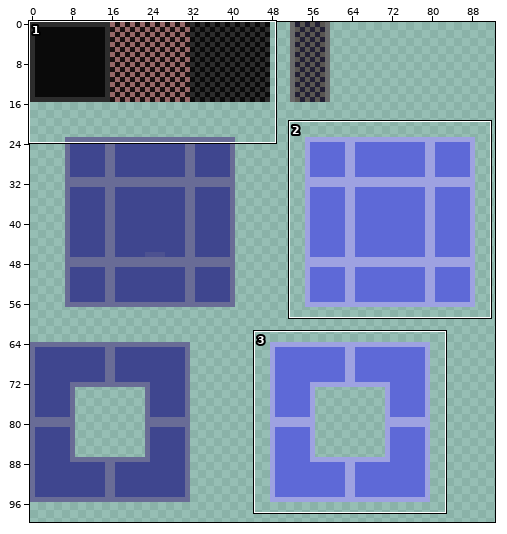
A sprite sheet gets an edit: Assets/Tiled/TileBase/TileBase.png. The first picture is a wide view before the edit; the outline marks the close-up.
Close-up. As it was:
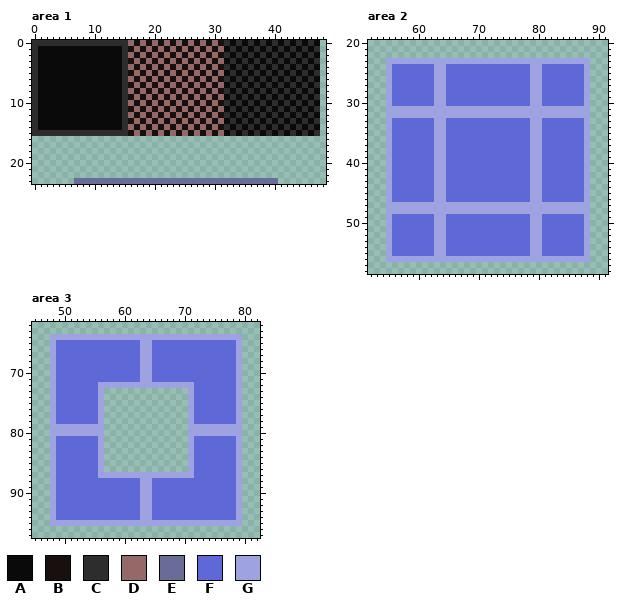
The file is 256x256 pixels. Colours within 5 levels of each other are drawn and written as one. Shown: area 1: x 0..48, y 0..23; area 2: x 52..91, y 20..58; area 3: x 45..82, y 62..97. The wide view leaves out empty margins.
Palette (. is transparent): A #0a0a0a  B #180f0f  C #2d2d2d  D #966969  E #696c96  F #5e69d7  G #9ea2e1
Now the later version:
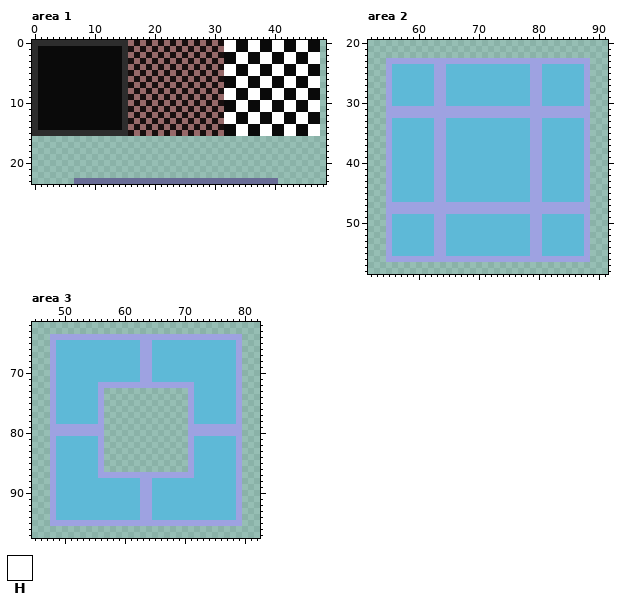
Colours new in this view: H #ffffff
Edits made:
colour F: #5e69d7 -> #5eb9d7
Area 1:
y 0: x 32..34 CAC -> HHA; x 36..38 CAC -> HHA; x 40..42 CAC -> HHA; x 44..46 CAC -> HHA
y 1: x 32..33 AC -> HH; x 35..37 CAC -> AHH; x 39..41 CAC -> AHH; x 43..45 CAC -> AHH; x 47 C -> A
y 2: x 32 C -> A; x 34..36 CAC -> HHA; x 38..40 CAC -> HHA; x 42..44 CAC -> HHA; x 46..47 CA -> HH
y 3: x 33..35 CAC -> AHH; x 37..39 CAC -> AHH; x 41..43 CAC -> AHH; x 45..47 CAC -> AHH
y 4: x 32..34 CAC -> HHA; x 36..38 CAC -> HHA; x 40..42 CAC -> HHA; x 44..46 CAC -> HHA
y 5: x 32..33 AC -> HH; x 35..37 CAC -> AHH; x 39..41 CAC -> AHH; x 43..45 CAC -> AHH; x 47 C -> A
y 6: x 32 C -> A; x 34..36 CAC -> HHA; x 38..40 CAC -> HHA; x 42..44 CAC -> HHA; x 46..47 CA -> HH
y 7: x 33..35 CAC -> AHH; x 37..39 CAC -> AHH; x 41..43 CAC -> AHH; x 45..47 CAC -> AHH
y 8: x 32..34 CAC -> HHA; x 36..38 CAC -> HHA; x 40..42 CAC -> HHA; x 44..46 CAC -> HHA
y 9: x 32..33 AC -> HH; x 35..37 CAC -> AHH; x 39..41 CAC -> AHH; x 43..45 CAC -> AHH; x 47 C -> A
y 10: x 32 C -> A; x 34..36 CAC -> HHA; x 38..40 CAC -> HHA; x 42..44 CAC -> HHA; x 46..47 CA -> HH
y 11: x 33..35 CAC -> AHH; x 37..39 CAC -> AHH; x 41..43 CAC -> AHH; x 45..47 CAC -> AHH
y 12: x 32..34 CAC -> HHA; x 36..38 CAC -> HHA; x 40..42 CAC -> HHA; x 44..46 CAC -> HHA
y 13: x 32..33 AC -> HH; x 35..37 CAC -> AHH; x 39..41 CAC -> AHH; x 43..45 CAC -> AHH; x 47 C -> A
y 14: x 32 C -> A; x 34..36 CAC -> HHA; x 38..40 CAC -> HHA; x 42..44 CAC -> HHA; x 46..47 CA -> HH
y 15: x 33..35 CAC -> AHH; x 37..39 CAC -> AHH; x 41..43 CAC -> AHH; x 45..47 CAC -> AHH
Pixel boxes of the changes (left, top, right, bottom) in both close-ups:
changed: (224, 40, 320, 136)
changed: (392, 64, 584, 256)
changed: (56, 340, 236, 520)
